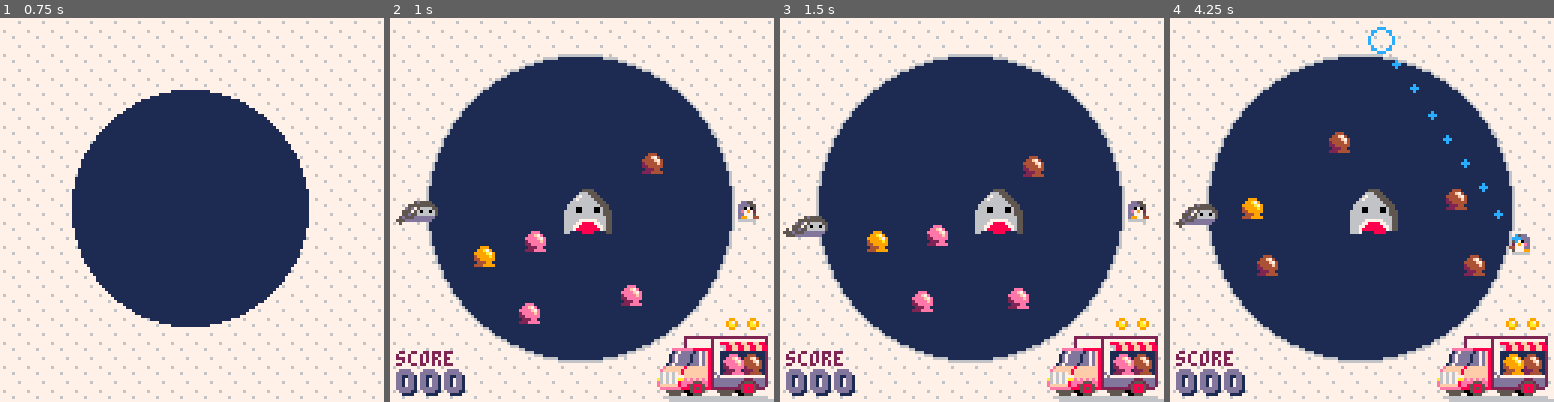
Above: before the commit, frames 1-4 (left to right).
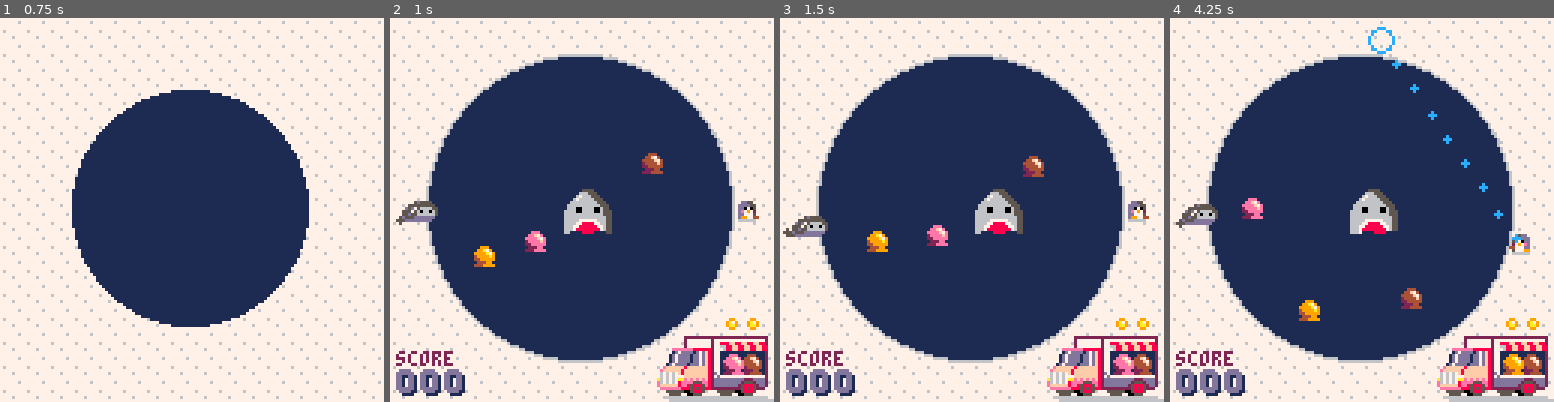
Above: after the commit, the same moments.

Repository: phwebi/loop-n-scoop
Game: PICO-8 cartridge not_frogger.p8
Two runs of this game, one before a commit and one after it. Both use one fixed random seed, a clock stepped at 60 frames per second and the inputs below.
Inputs:
- Up to frame 1 (0.75 s): tap X (X key) at 0.33 s; tap O (Z key) at 0.7 s
- Up to frame 2 (1 s): no input
- Up to frame 3 (1.5 s): tap X (X key) at 1.07 s
- Up to frame 4 (4.25 s): hold Right 1.6-2.1 s; tap O (Z key) every 0.4 s from 1.7 to 4.1 s; tap X (X key) at 1.85, 2.97, 4.08 s; hold Up 2.15-2.42 s; hold Right 2.47-3.03 s; hold Left 3.08-3.58 s; hold Down 3.63-3.97 s; hold Right from 4.02 s (still down)

Frame 1 is identical in both runs. In frame 2, 0.5% of the frame differs, in the area x 33-66%, y 69-80%; in frame 3, 0.5%; in frame 4, 1.7%, in the area x 18-83%, y 29-79%.

Commit message:
increment scoops based on score

Diff:
--- a/not_frogger.p8
+++ b/not_frogger.p8
@@ -514,7 +514,7 @@
     if btnp(btn_z) then setup_aim() end -- press z to aim
 
     foreach(orders, handle_order)
-    if #pickups < 5 then --min(2 + flr(p.score/2), 8) then
+    if #pickups < min(3 + flr(p.score/2), 8) then
       add_pickup()
     end
   elseif (p.state == aiming) then
